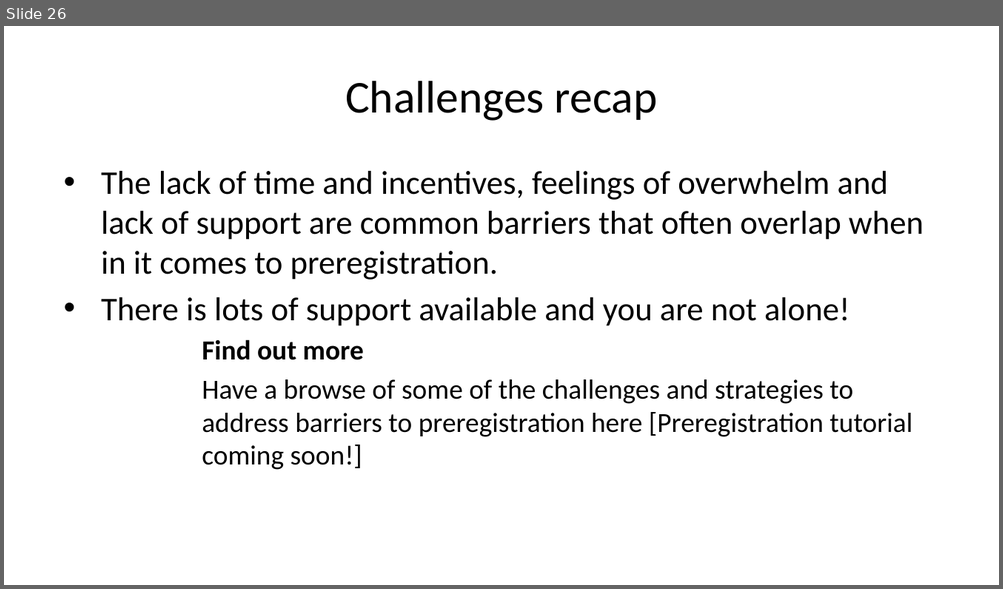
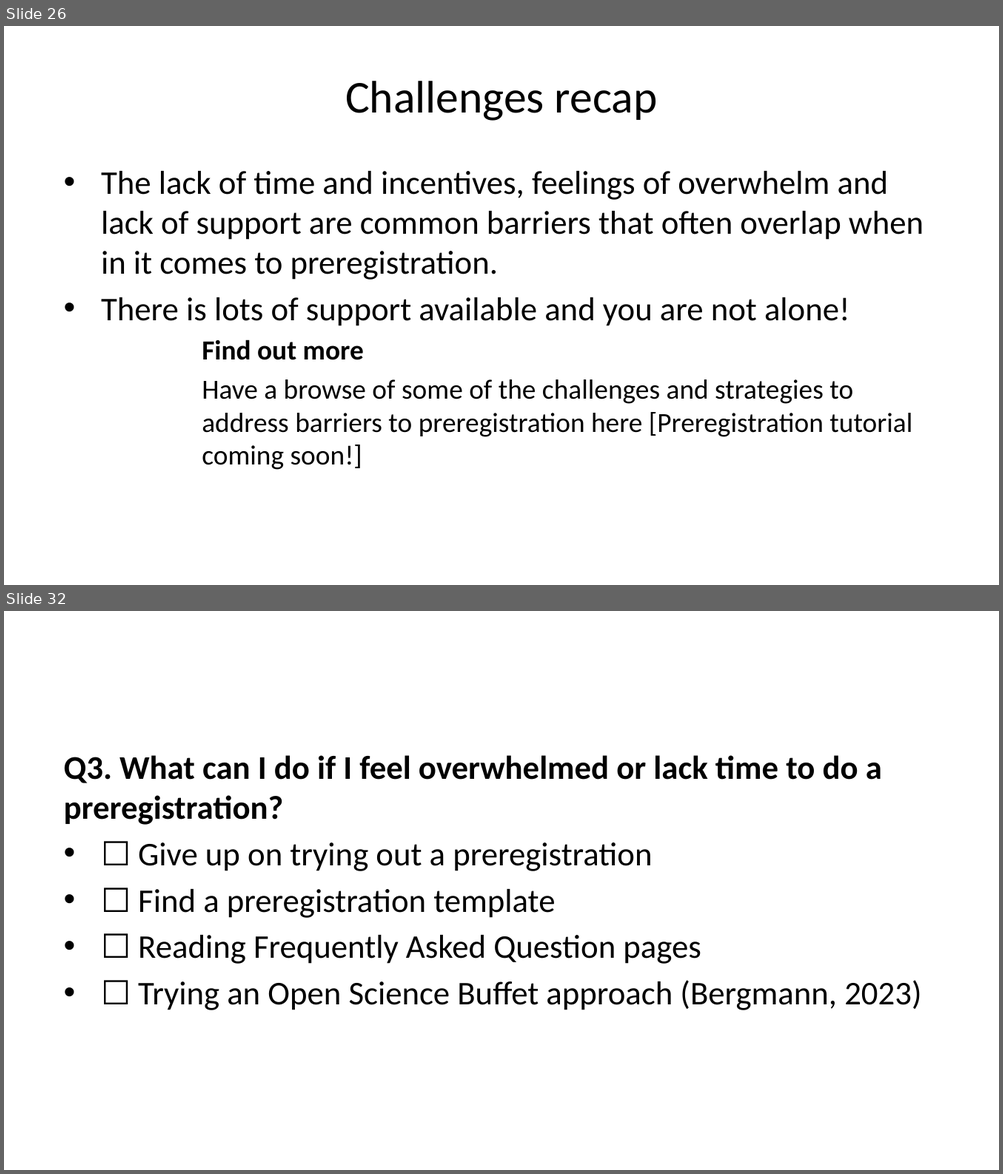
Before and after one commit to lmu-osc/teaching-material-for-novices, a slide deck: open-research-principles/preregistration-part-II/preregistration-part-II-slides.pptx. Shown one above the other, each under a label of ours: slide 26 before the commit, slides 26 and 32 after it; the slides between them are not shown. The pictures are 1003x589 and 1003x1174 pixels, drawn with LibreOffice and Linux fonts; fonts in the diff are those of the drawing. Boxes give left, top, right and bottom in pixels: in the first picture for what was removed or moved away, otherwise in the second. Text is boxed around its words. In the diff, an @@ line names an element or a change of style, - is before the commit and + after.

```diff
--- a/open-research-principles/preregistration-part-II/preregistration-part-II-slides.pptx
+++ b/open-research-principles/preregistration-part-II/preregistration-part-II-slides.pptx
@@ slide 32 added at (4, 611, 999, 1170), background #FFFFFF @@
@@ text added at (64, 755, 921, 1011), 24 pt, text #000000 @@
+Q3. What can I do if I feel overwhelmed or lack time to do a preregistration?
+• ☐ Give up on trying out a preregistration
+• ☐ Find a preregistration template
+• ☐ Reading Frequently Asked Question pages
+• ☐ Trying an Open Science Buffet approach (Bergmann, 2023)
```
Also in this commit, not shown: 4 slides changed, 3 other slides added, 30 other files.
